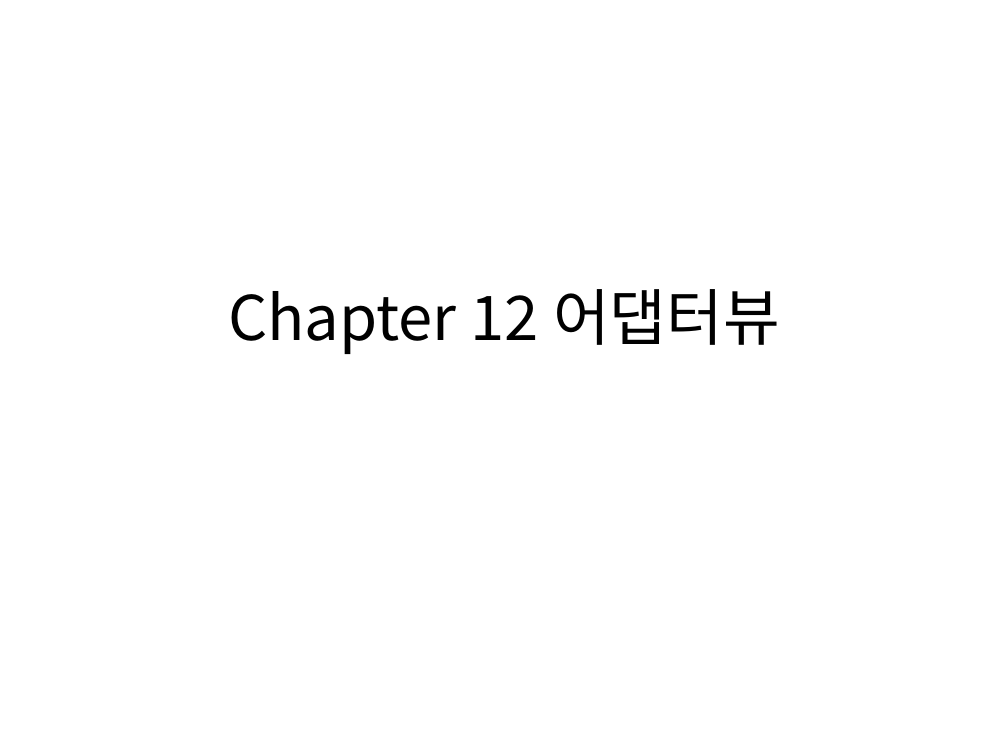
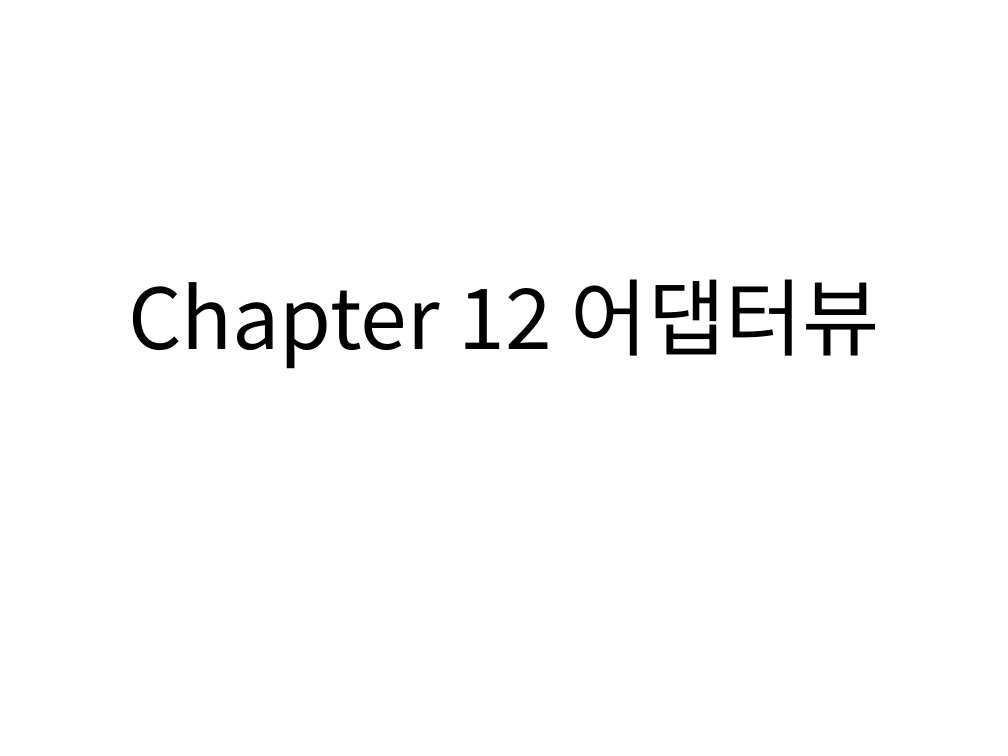
Before and after one commit to dummyFirst/NHK_Japanese, a slide deck: slide 1 of Android/안드로이드 프로그래밍 정복/Chapter12 어댑터뷰.pptx. Drawn at 1008x756 pixels with LibreOffice and Linux fonts; fonts in the diff are those of the drawing. Boxes give left, top, right and bottom in pixels: in the first picture for what was removed or moved away, otherwise in the second. Text is boxed around its words. In the diff, an @@ line names an element or a change of style, - is before the commit and + after.

```diff
--- a/Android/안드로이드 프로그래밍 정복/Chapter12 어댑터뷰.pptx
+++ b/Android/안드로이드 프로그래밍 정복/Chapter12 어댑터뷰.pptx
@@ title "Chapter 12 어댑터뷰" at [128, 279, 880, 369]: size 44 to 60 pt @@
```
Also in this commit, not shown: 4 other slides changed, 5 slides added.
